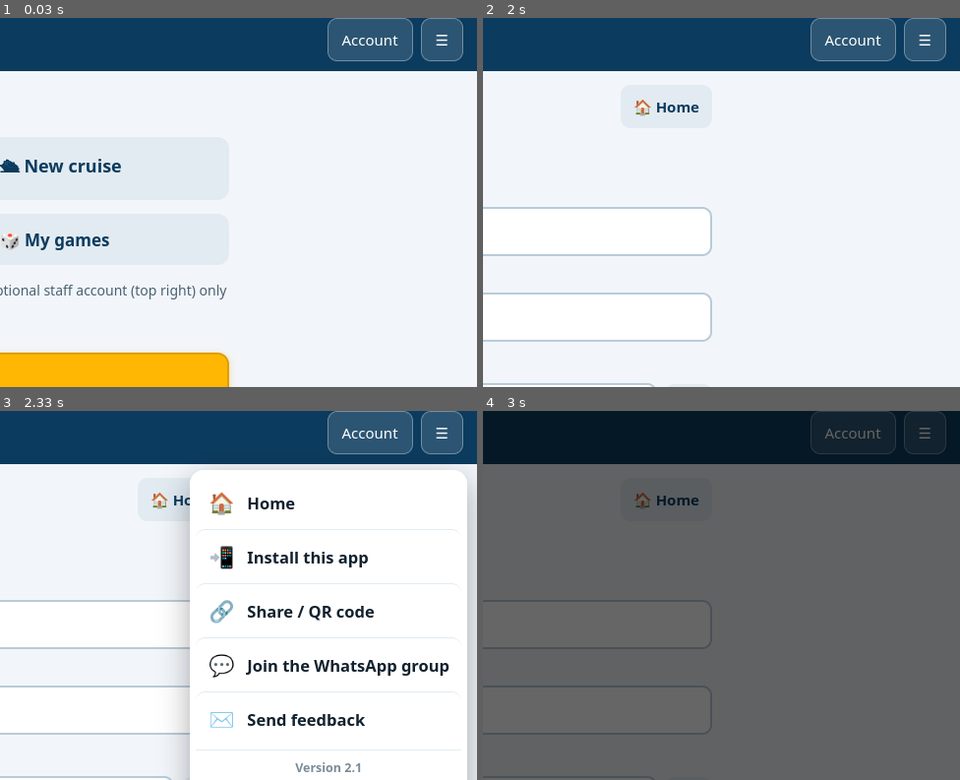
Above: before the commit, frames 1-4 (two rows, left to right).
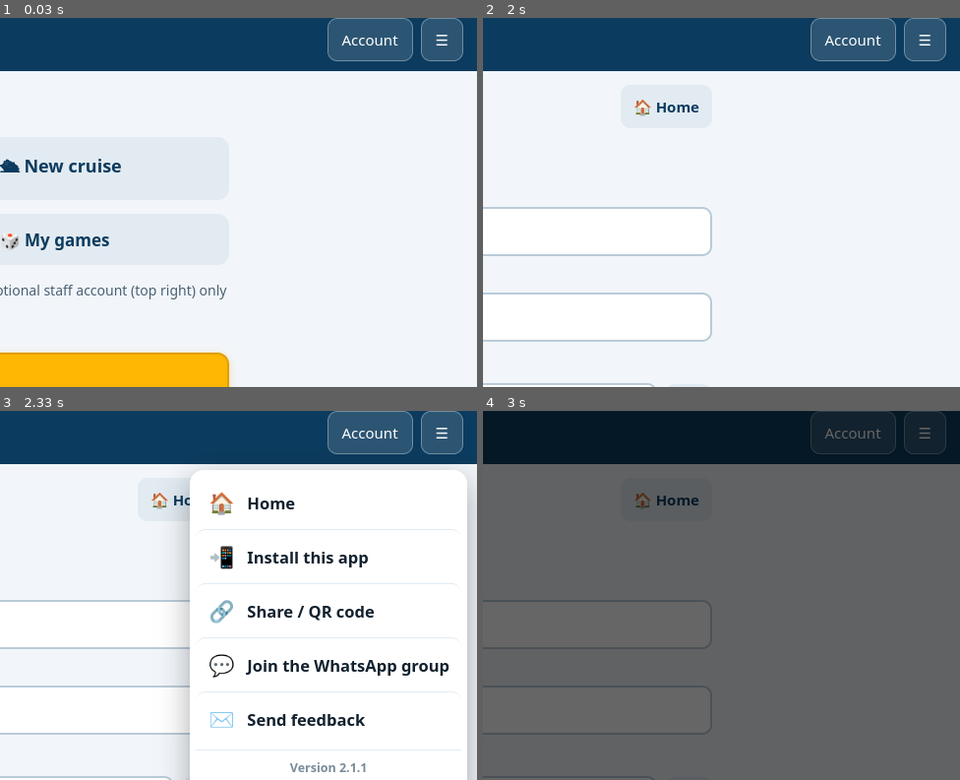
Above: after the commit, the same moments.

Repository: playavista99/cruise-game-scoring
Game: browser game, page index.html
Same seed, same stepped clock (60 frames per second), same inputs: the game is played once before the commit and once after it.
Inputs (mouse positions are % of the whole screen's width and height, from its top left):
- Up to frame 1 (0.03 s): no input
- Up to frame 2 (2 s): click "🎮 New game" at 0.27 s; click "➕ Create new game" at 0.52 s; click (24, 54) at 1.27 s; type "8" at 1.27 s; tap Enter at 1.3 s; tap Escape at 1.52 s
- Up to frame 3 (2.33 s): click "☰" at 2.02 s
- Up to frame 4 (3 s): click "📲 Install this app" at 2.77 s
The pictures show only the part of the screen within x 50-100%, y 1-51%; the shares and areas given below are measured in that part.

Frames 1-2 are identical in both runs. In frame 3, 0.2% of the frame differs, in the area x 60-77%, y 95-98%; in frame 4, nothing differs.

Commit message:
Self-healing version guard for mixed shells (v2.1.1)

Diff:
--- a/app.js
+++ b/app.js
@@ -9,9 +9,10 @@
 
   /* The running build's version. This is the code's single source of
      truth; version.json (checked over the network), the menu fallback
-     line in index.html, and the service-worker cache name are bumped
+     line in index.html, the <meta name="app-version"> tag in
+     index.html, and the service-worker cache name are bumped
      alongside it on every release — see the README release checklist. */
-  const APP_VERSION = '2.1';
+  const APP_VERSION = '2.1.1';
   const UPDATE_FLAG_KEY = 'cgsa-just-updated';
   function parseVersion(v) {
     return String(v === null || v === undefined ? '' : v).trim().replace(/^v/i, '').split('.').map(function (part) {
@@ -3415,6 +3416,51 @@
   window.CruiseGameScoring.checkForUpdates = checkForUpdates;
   window.CruiseGameScoring.performUpdate = performUpdate;
 
+  /* ----- Self-healing version guard -----
+     GitHub Pages publishes file by file, and the service worker's
+     network-first cache fills per file — so a phone that loads the
+     app mid-deploy can end up running a MIXED shell: a new index.html
+     (whose menu/nav markup mentions things the code must wire up)
+     paired with an older app.js that has no handlers for them, or the
+     reverse. The new buttons then render but are dead, which is how
+     v2.1's Home buttons failed on one phone while the brand button
+     (wired by every build) kept working.
+     index.html therefore carries <meta name="app-version">, the
+     pair-mate of APP_VERSION. On startup, if the two disagree — or
+     the meta is missing entirely, which means this app.js is running
+     under an index.html from before the guard existed — the shell is
+     mixed: clear the shell caches and reload once, so the browser
+     refetches a consistent pair. A sessionStorage flag per
+     version-pair makes it heal at most once per session: if the
+     reload still serves the same mixed pair (offline, cache-only),
+     the app simply runs as-is instead of looping, and retries next
+     session. Reloading is safe here for the same reason reopening the
+     app is: every game, draft and setting is written to localStorage
+     as it changes, so nothing in progress is lost. */
+  function shellVersionGuard() {
+    const meta = document.querySelector('meta[name="app-version"]');
+    const metaVersion = meta ? String(meta.getAttribute('content') || '').trim() : '';
+    if (metaVersion === APP_VERSION) return Promise.resolve(false);
+    const flagKey = 'cgs-heal-' + metaVersion + '|' + APP_VERSION;
+    let armed = false;
+    try {
+      if (window.sessionStorage.getItem(flagKey) !== '1') {
+        window.sessionStorage.setItem(flagKey, '1');
+        /* Only act if the flag truly stuck: a store that throws or
+           silently drops the write (some private modes) could never
+           prove "once per session", and healing without it could
+           reload-loop. */
+        armed = window.sessionStorage.getItem(flagKey) === '1';
+      }
+    } catch (e) { armed = false; }
+    if (!armed) return Promise.resolve(false);
+    return deleteShellCaches().catch(function () { /* reload anyway */ }).then(function () {
+      reloadApp();
+      return true;
+    });
+  }
+  window.CruiseGameScoring.shellVersionGuard = shellVersionGuard;
+
   // WhatsApp entry: shown only when an invite link is configured in config.js.
   (function () {
     const wa = document.getElementById('menuWhatsappBtn');
@@ -3566,4 +3612,7 @@
   }
   sbInit();
   render();
+  /* After the first render: if this shell is a mixed-version pair,
+     heal it (once per session) — see shellVersionGuard above. */
+  shellVersionGuard();
 })();
